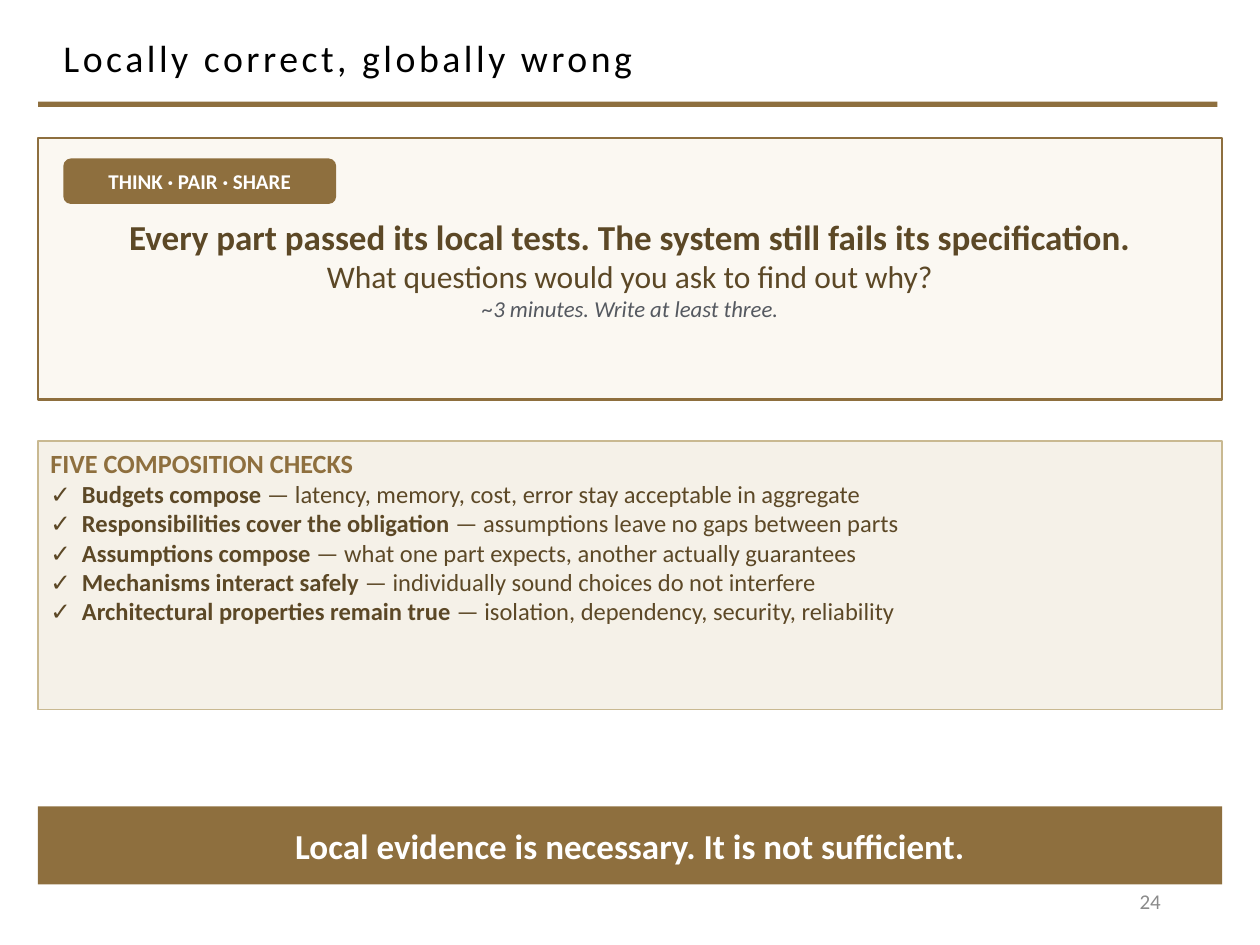
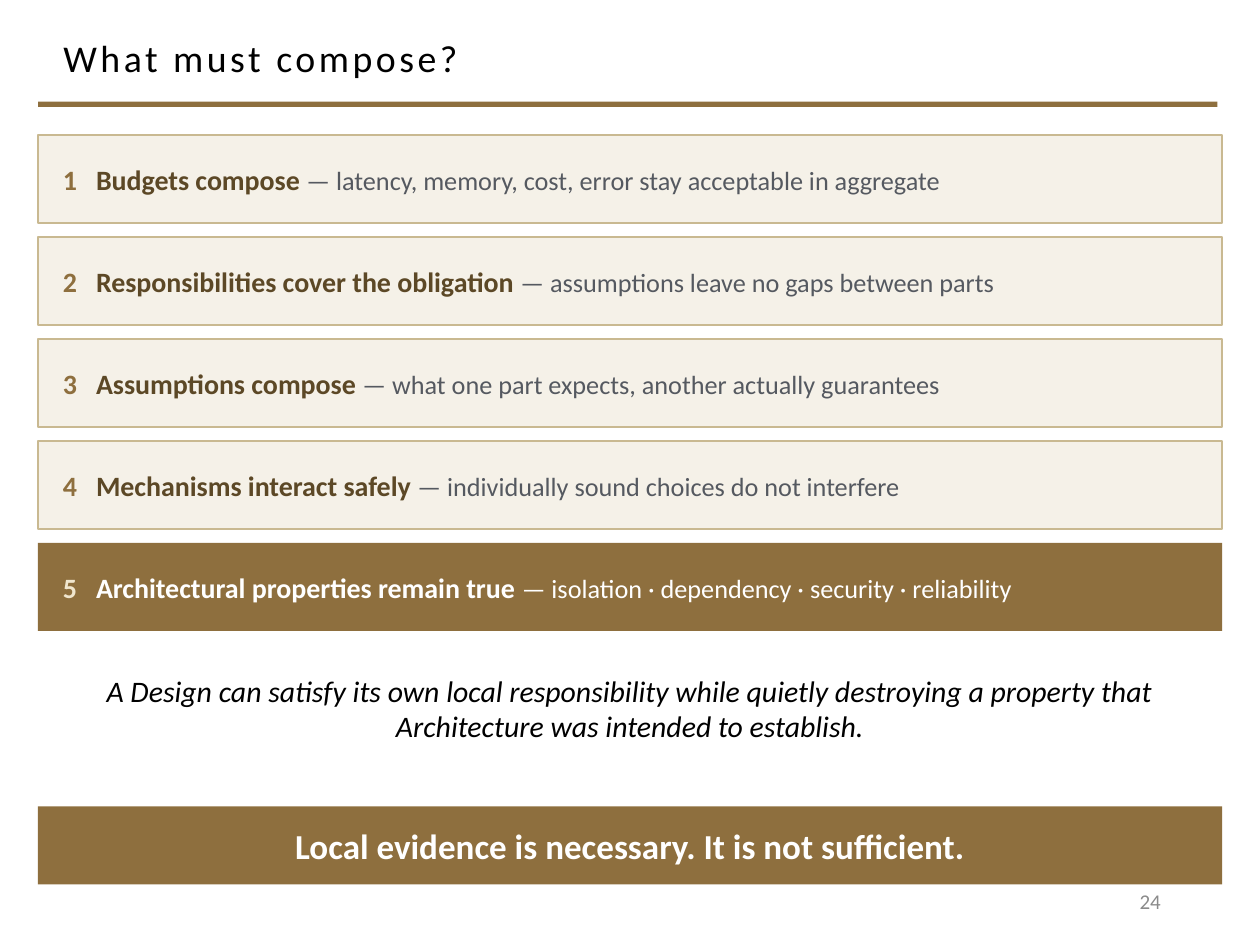
Before and after one commit to davisjam/model-based-agentic-software-engineering, a slide deck: slide 24 of course/lectures/act-1-foundations/07-design/1-7-Design.pptx. Drawn at 1260x945 pixels with LibreOffice and Linux fonts; fonts in the diff are those of the drawing; background and template pictures are left out. Boxes give left, top, right and bottom in pixels: in the first picture for what was removed or moved away, otherwise in the second. Text is boxed around its words. In the diff, an @@ line names an element or a change of style, - is before the commit and + after.

```diff
--- a/course/lectures/act-1-foundations/07-design/1-7-Design.pptx
+++ b/course/lectures/act-1-foundations/07-design/1-7-Design.pptx
@@ title at (63, 45, 457, 78): text changed @@
-Locally correct, globally wrong
+What must compose?
@@ rectangle "1 Budgets compose — latency, ...": place and size @@
-rectangle "1 Budgets compose — latency, ..." at (38, 441, 1222, 709)
+rectangle "1 Budgets compose — latency, ..." at (38, 135, 1222, 223)
@@ rectangle "1 Budgets compose — latency, ..." at (38, 135, 1222, 223): vertical alignment top to middle @@
@@ rectangle removed at (38, 137, 1222, 399) @@
-Every part passed its local tests. The system still fails its specification.
-What questions would you ask to find out why?
-~3 minutes. Write at least three.
@@ text in rectangle at (63, 170, 940, 195): text changed; size 14 to 15 pt; text colour #5C4826 to #555960 @@
-FIVE COMPOSITION CHECKS
-✓ Budgets compose — latency, memory, cost, error stay acceptable in aggregate
-✓ Responsibilities cover the obligation — assumptions leave no gaps between parts
-✓ Assumptions compose — what one part expects, another actually guarantees
-✓ Mechanisms interact safely — individually sound choices do not interfere
-✓ Architectural properties remain true — isolation, dependency, security, reliability
+1 Budgets compose — latency, memory, cost, error stay acceptable in aggregate
@@ rounded rectangle removed at (63, 159, 336, 204) @@
-THINK · PAIR · SHARE
@@ rectangle added at (38, 237, 1222, 325), fill #F5F1E8, outline #C9B991 1 pt, 16 pt, text #555960, bold @@
+2 Responsibilities cover the obligation — assumptions leave no gaps between parts
@@ rectangle added at (38, 339, 1222, 427), fill #F5F1E8, outline #C9B991 1 pt, 15 pt, text #555960 @@
+3 Assumptions compose — what one part expects, another actually guarantees
@@ rectangle added at (38, 441, 1222, 529), fill #F5F1E8, outline #C9B991 1 pt, 15 pt, text #555960 @@
+4 Mechanisms interact safely — individually sound choices do not interfere
@@ rectangle added at (38, 543, 1222, 631), fill #8E6F3E, 15 pt, text #FFFFFF @@
+5 Architectural properties remain true — isolation · dependency · security · reliability
@@ text added at (107, 681, 1151, 738), 17 pt, text #000000, italic @@
+A Design can satisfy its own local responsibility while quietly destroying a property that Architecture was intended to establish.
```
Also in this commit, not shown: 6 other slides changed, 2 slides added, 3 slides removed.
